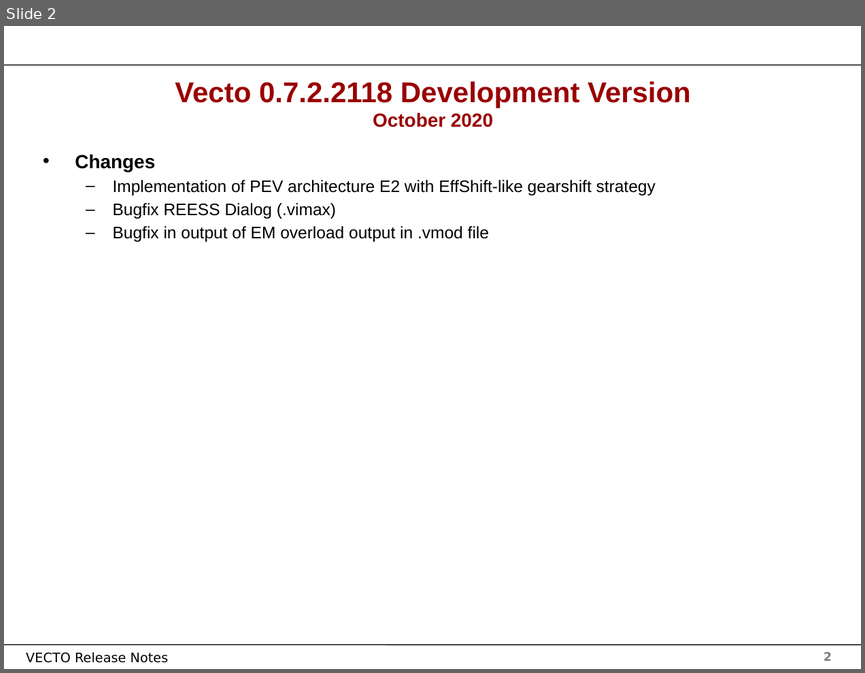
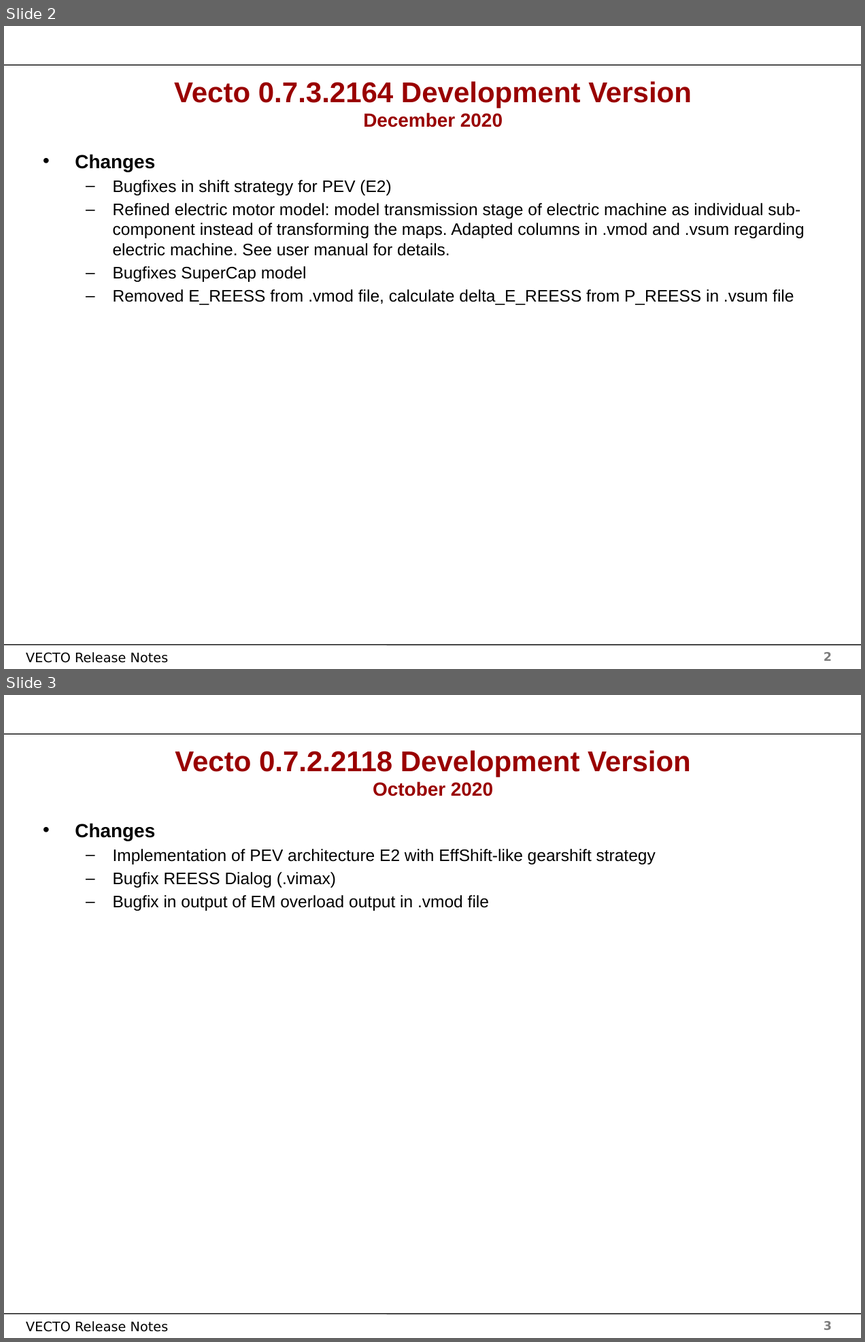
Before and after one commit to tanawadeatharva/BharatVECTO, a slide deck: Documentation/User Manual Source/Release Notes Vecto3.x.pptx. Shown one above the other, each under a label of ours: slide 2 before the commit, slides 2 and 3 after it. The pictures are 865x673 and 865x1342 pixels, drawn with LibreOffice and Linux fonts; fonts in the diff are those of the drawing; background and template pictures are left out. Boxes give left, top, right and bottom in pixels: in the first picture for what was removed or moved away, otherwise in the second. Text is boxed around its words. In the diff, an @@ line names an element or a change of style, - is before the commit and + after.

```diff
--- a/Documentation/User Manual Source/Release Notes Vecto3.x.pptx
+++ b/Documentation/User Manual Source/Release Notes Vecto3.x.pptx
@@ slide 2 added at (4, 26, 861, 669), background #FFFFFF; not listed: 4 template elements that a slide beside it also shows @@
@@ title added at (174, 81, 691, 127), 24 pt, text #990000, bold @@
+Vecto 0.7.3.2164 Development Version
+December 2020
@@ text added at (75, 154, 804, 305), 14 pt, text #000000 @@
+• Changes
+  – Bugfixes in shift strategy for PEV (E2)
+  – Refined electric motor model: model transmission stage of electric machine as individual sub-component instead of transforming the maps. Adapted columns in .vmod and .vsum regarding electric machine. See user manual for details.
+  – Bugfixes SuperCap model
+  – Removed E_REESS from .vmod file, calculate delta_E_REESS from P_REESS in .vsum file
@@ what was slide 2 is now slide 3 @@
@@ page number at (823, 1321, 832, 1329): text changed @@
-2
+3
```
Also in this commit, not shown: 1 slide changed.
